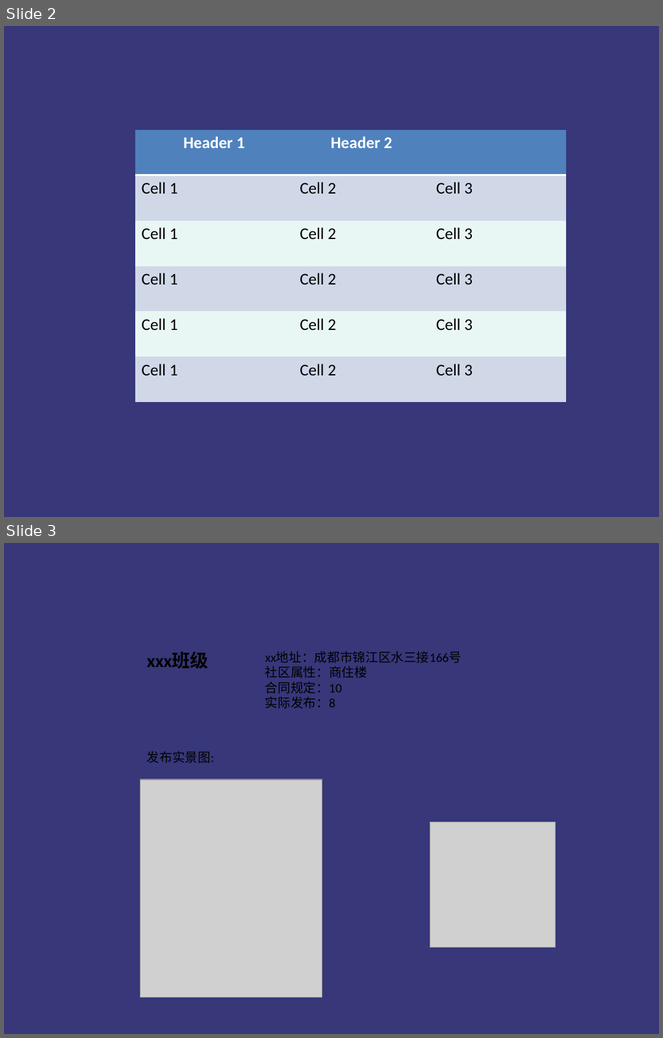
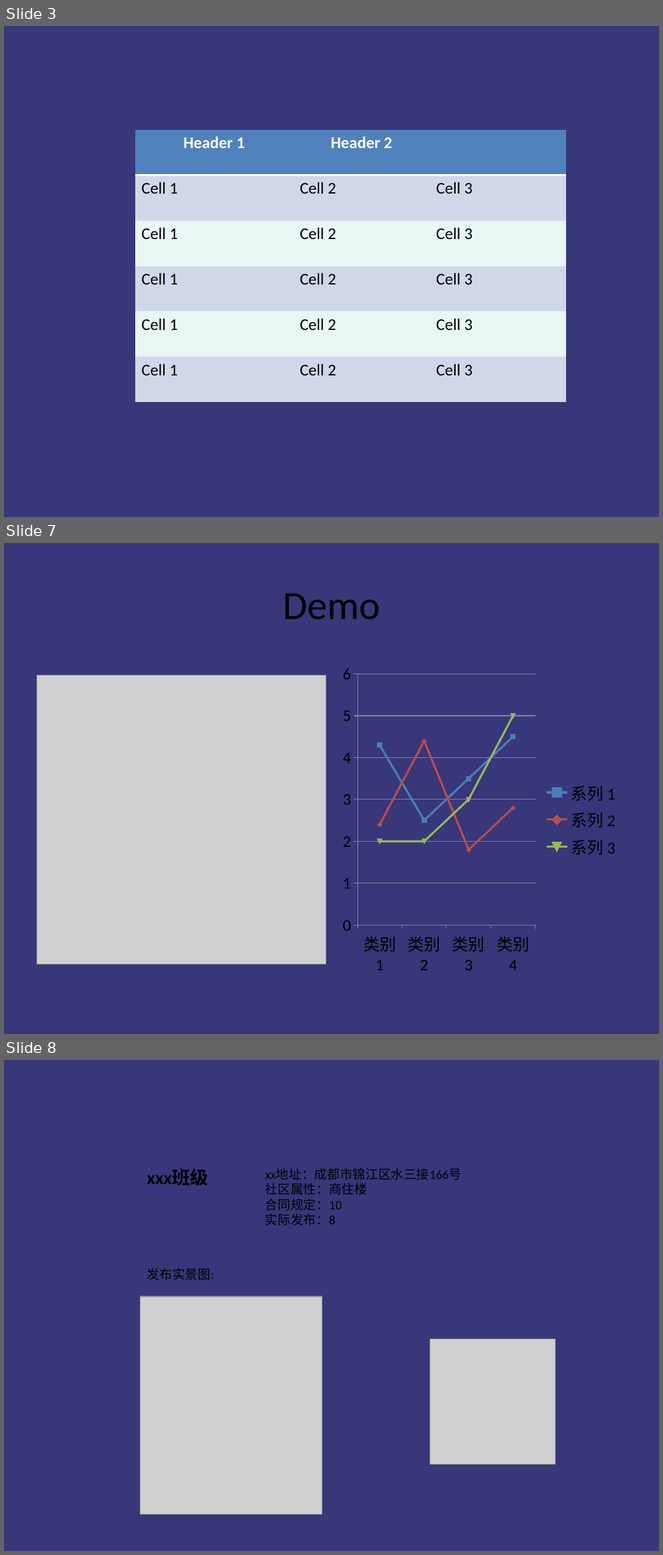
Before and after one commit to livejq/OfficeUtils, a slide deck: temp/demo01.pptx. Shown one above the other, each under a label of ours: slides 2 and 3 before the commit, slides 3, 7 and 8 after it; the slides between them are not shown. The pictures are 663x1038 and 663x1555 pixels, drawn with LibreOffice and Linux fonts; fonts in the diff are those of the drawing; grey boxes stand for pictures. Boxes give left, top, right and bottom in pixels: in the first picture for what was removed or moved away, otherwise in the second. Text is boxed around its words. In the diff, an @@ line names an element or a change of style, - is before the commit and + after.

```diff
--- a/temp/demo01.pptx
+++ b/temp/demo01.pptx
@@ slide 7 added at (x1=4, y1=543, x2=659, y2=1034), background #37377A @@
@@ title added at (x1=283, y1=593, x2=380, y2=620), 44 pt, text #000000 @@
+Demo
@@ line chart added at (x1=337, y1=657, x2=627, y2=982) @@
+categories: 类别 1, 类别 2, 类别 3, 类别 4
+系列 1: 4.3, 2.5, 3.5, 4.5
+系列 2: 2.4, 4.4, 1.8, 2.8
+系列 3: 2, 2, 3, 5
@@ picture added at (x1=36, y1=676, x2=326, y2=965) @@
@@ what was slide 2 is now slide 3 @@
@@ what was slide 3 is now slide 8 @@
```
Also in this commit, not shown: 5 other slides added, 1 slide removed, 50 other files.
